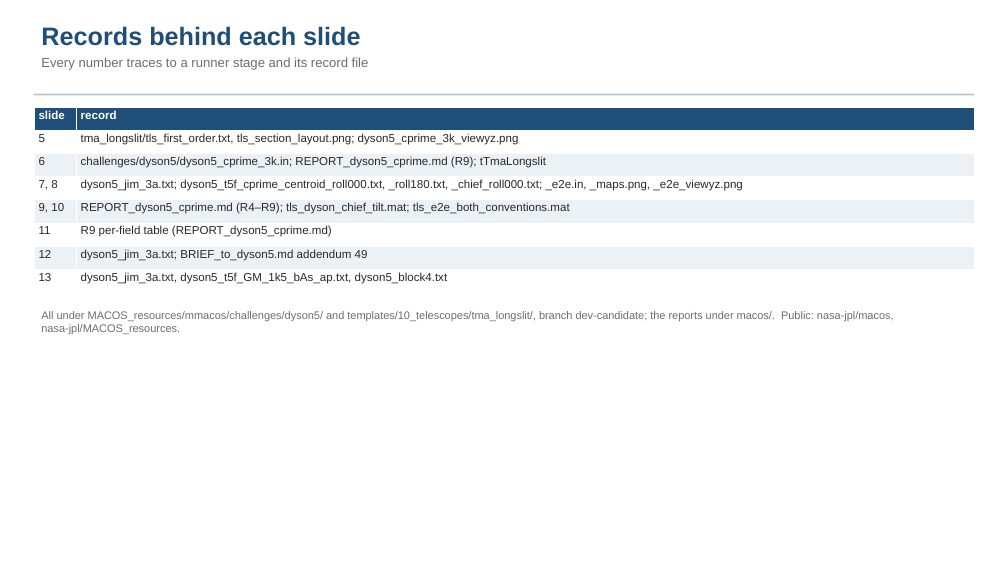
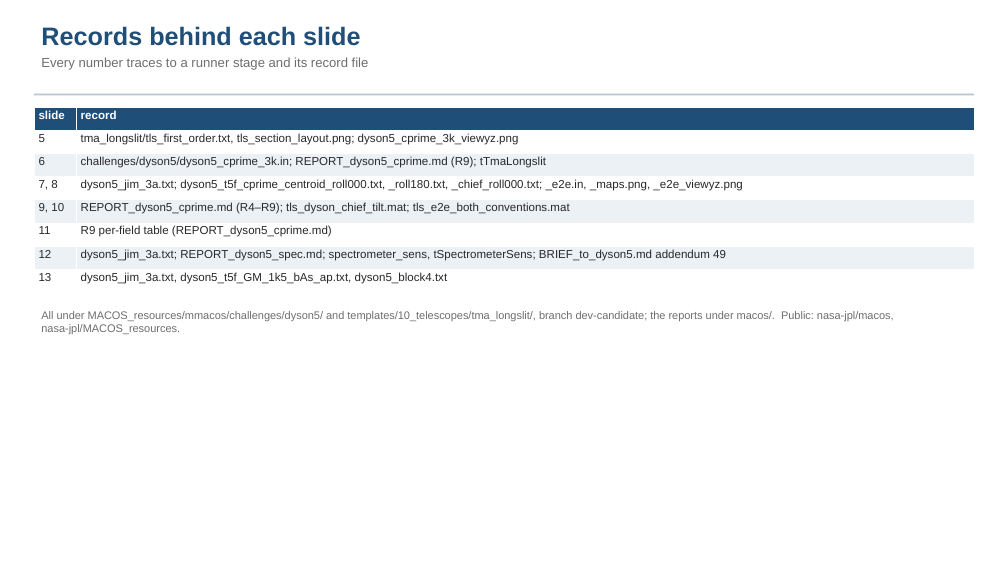
Before and after one commit to nasa-jpl/macos, a slide deck: slide 23 of demo_session/deck_dyson_3k.pptx (slide 22 before the commit). Drawn at 1008x567 pixels with LibreOffice and Linux fonts; fonts in the diff are those of the drawing. Boxes give left, top, right and bottom in pixels: in the first picture for what was removed or moved away, otherwise in the second. Text is boxed around its words. In the diff, an @@ line names an element or a change of style, - is before the commit and + after.

```diff
--- a/demo_session/deck_dyson_3k.pptx
+++ b/demo_session/deck_dyson_3k.pptx
@@ table at (x1=34, y1=107, x2=975, y2=293) @@
-row 7, column 2: dyson5_jim_3a.txt; BRIEF_to_dyson5.md addendum 49
+row 7, column 2: dyson5_jim_3a.txt; REPORT_dyson5_spec.md; spectrometer_sens, tSpectrometerSens; BRIEF_to_dyson5.md addendum 49
```
Also in this commit, not shown: 4 other slides changed, 1 slide added, 3 other files.
